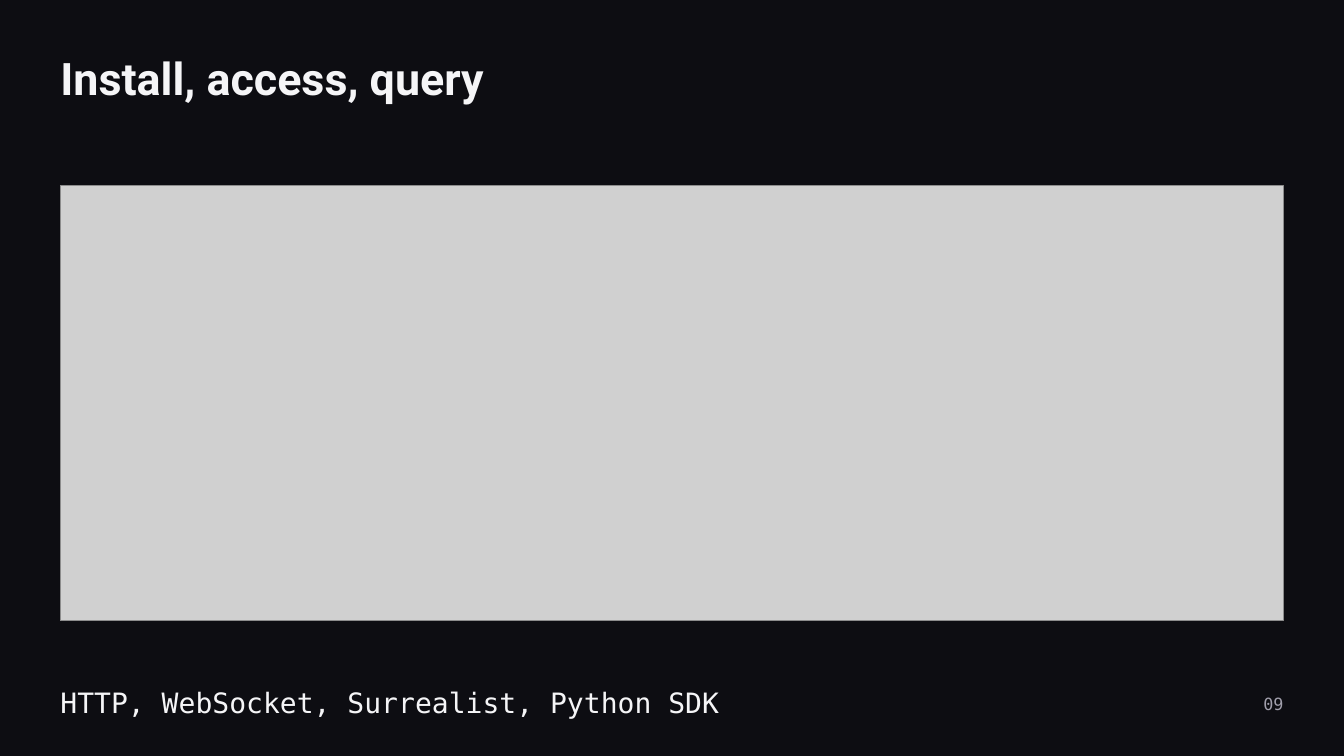
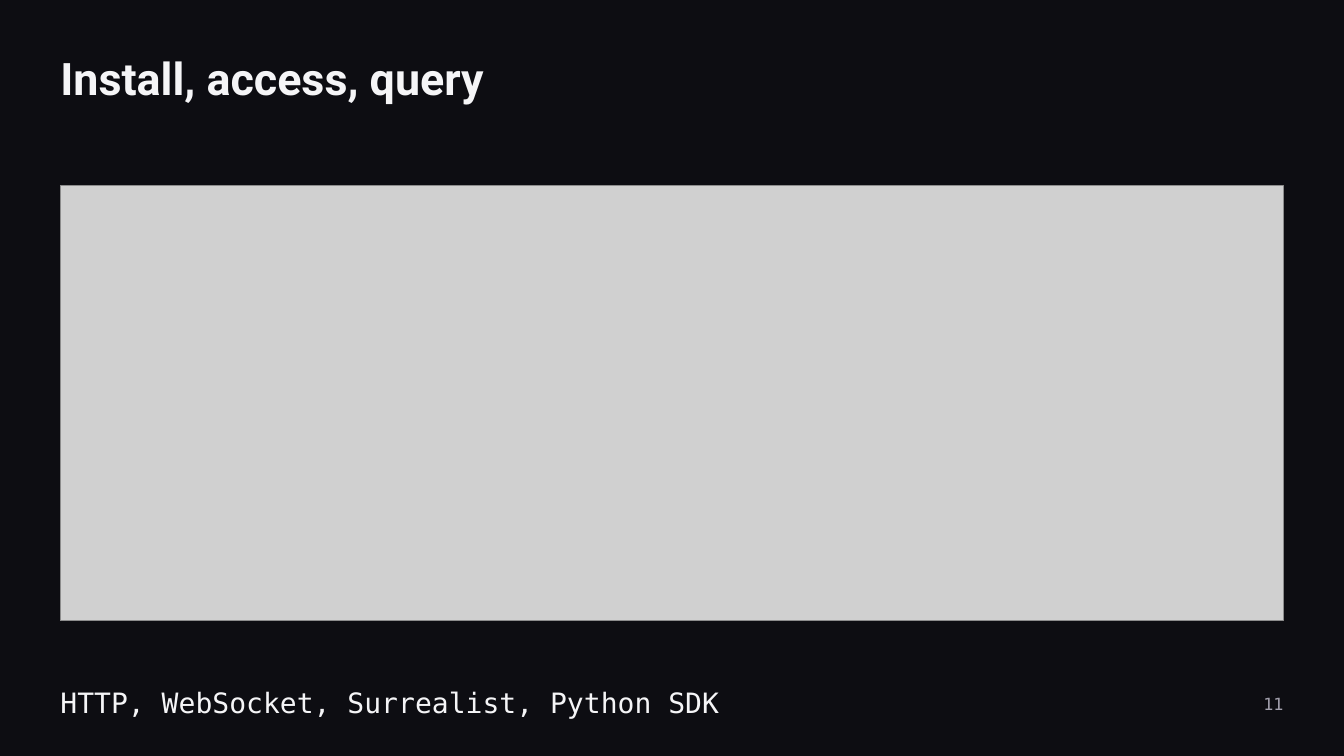
Before and after one commit to Dominican-Express/dominican-ios, a slide deck: slide 11 of presentation/dominican-express.pptx (slide 9 before the commit). Drawn at 1344x756 pixels with LibreOffice and Linux fonts; fonts in the diff are those of the drawing; grey boxes stand for pictures. Boxes give left, top, right and bottom in pixels: in the first picture for what was removed or moved away, otherwise in the second. Text is boxed around its words. In the diff, an @@ line names an element or a change of style, - is before the commit and + after.

```diff
--- a/presentation/dominican-express.pptx
+++ b/presentation/dominican-express.pptx
@@ text at (1263, 698, 1283, 710): text changed @@
-09
+11
```
Also in this commit, not shown: 7 other slides changed, 3 slides added, 3 slides removed, 2 other files.
